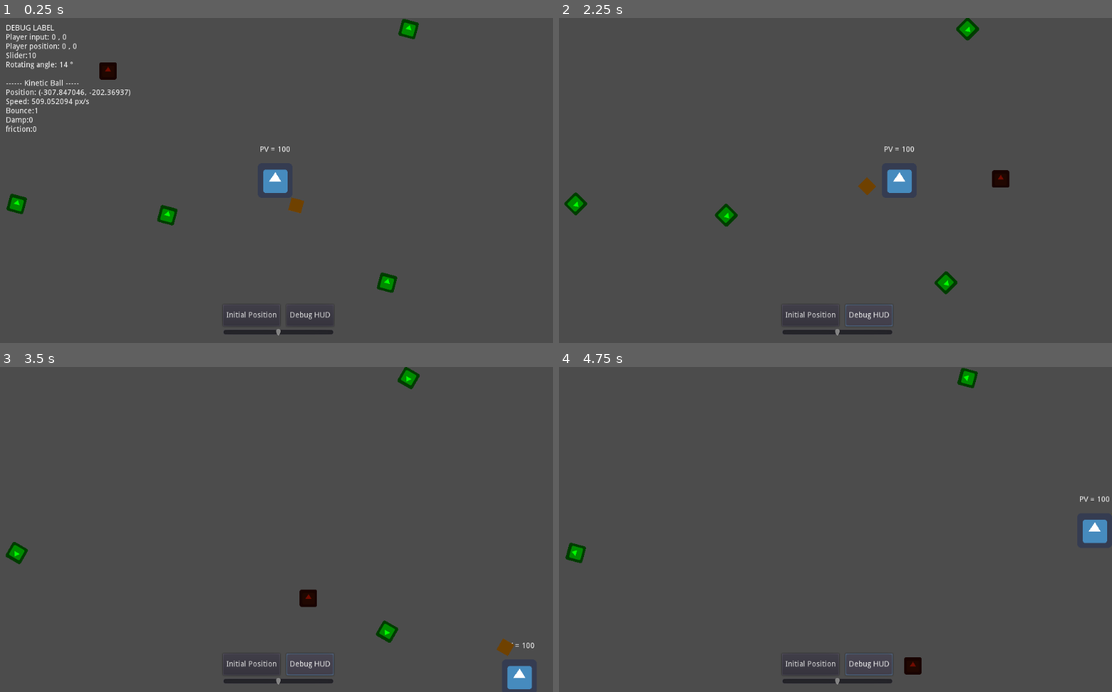
Above: before the commit, frames 1-4 (two rows, left to right).
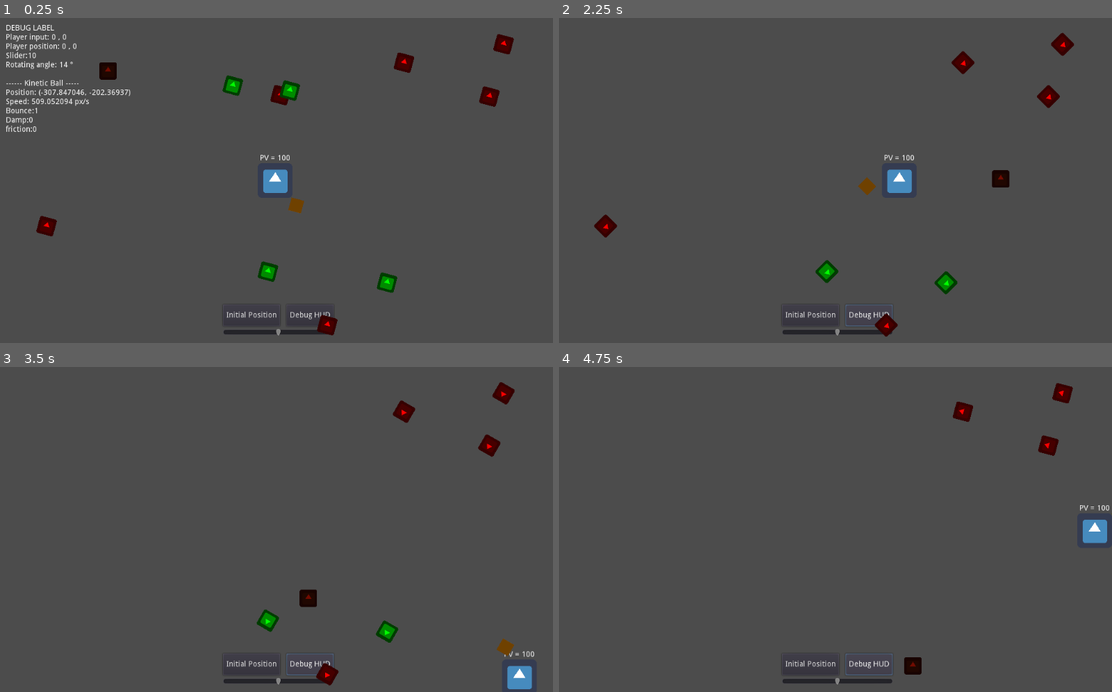
Above: after the commit, the same moments.

Repository: Florian-DELRIEU/Godot-Test
Game: Godot game, scene res://Scenes/MainNode.tscn
Two runs of this game, one before a commit and one after it. Both use one fixed random seed, a clock stepped at 60 frames per second and the inputs below. The engine's default icon, where the game draws it, is replaced by a stand-in: a white triangle on a blue panel in a dark square.
Inputs:
- Up to frame 1 (0.25 s): no input
- Up to frame 2 (2.25 s): click "Initial Position" at 0.5 s; click "Debug HUD" at 1.25 s; hold Right (ui_right) from 2.03 s (still down)
- Up to frame 3 (3.5 s): release Right (ui_right) at 2.78 s; hold Down (ui_down) from 2.78 s (still down)
- Up to frame 4 (4.75 s): release Down (ui_down) at 3.53 s; hold Right (ui_right) 3.53-4.28 s; hold Up (ui_up) from 4.28 s (still down)

The runs differ from the first frame. In frame 1, 2.1% of the frame differs, in the area x 1-93%, y 0-98%; in frame 2, 1.6%; in frame 3, 1.2%; in frame 4, 0.9%.

Commit message:
fix rand type
- up to 15 spawn

Diff:
--- a/Scenes/MainNode.tscn
+++ b/Scenes/MainNode.tscn
@@ -13,9 +13,9 @@
 
 [node name="Player_label" type="Label" parent="Player"]
 margin_left = -32.0
-margin_top = -64.0
+margin_top = -48.0
 margin_right = 32.0
-margin_bottom = -50.0
+margin_bottom = -34.0
 text = "Bonjour "
 align = 1
 __meta__ = {
--- a/Scenes/item.tscn
+++ b/Scenes/item.tscn
@@ -4,8 +4,8 @@
 [ext_resource path="res://Images/icon.png" type="Texture" id=2]
 [ext_resource path="res://Scripts/item.gd" type="Script" id=3]
 
-[sub_resource type="CircleShape2D" id=1]
-radius = 16.0
+[sub_resource type="RectangleShape2D" id=1]
+extents = Vector2( 16, 16 )
 
 [node name="item" type="Area2D"]
 script = ExtResource( 3 )
--- a/Scripts/MainNode.gd
+++ b/Scripts/MainNode.gd
@@ -8,7 +8,7 @@
 onready var item = preload("res://Scenes/item.tscn")
 
 func _ready():
-	for x in 5: SpawnItem()
+	for x in 15: SpawnItem()
 
 func _process(delta):
 	player_input_x = $Player.dirX
@@ -21,9 +21,10 @@
 func SpawnItem():
 	var x_pose = rand_range(-600,600)
 	var y_pose = rand_range(-400,400)
-	var type = int(rand_range(0,1))
+	var type = randi() % 2
+	print(type)
 	var i = item.instance() # cree instance de item
-	i.Start(Vector2(x_pose,y_pose),1)
+	i.Start(Vector2(x_pose,y_pose),type)
 	self.add_child(i) #ajoute enfant :i: à self
 
 ##################################
--- a/Scripts/item.gd
+++ b/Scripts/item.gd
@@ -9,7 +9,7 @@
 func _ready(): # peut pas avoir d'argument
 	pass
 
-func Start(position,type):
+func Start(position,item_type):
 	self.position = position
 	self.connect("loot",get_parent(),"recup_loot") # connect le signal
 	match item_type:
